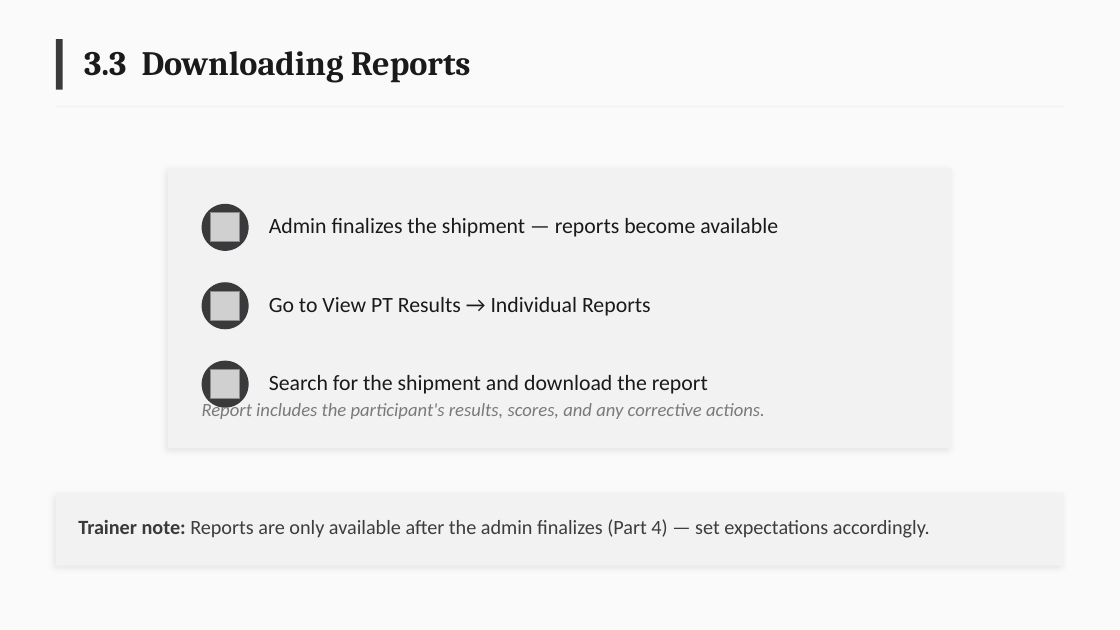
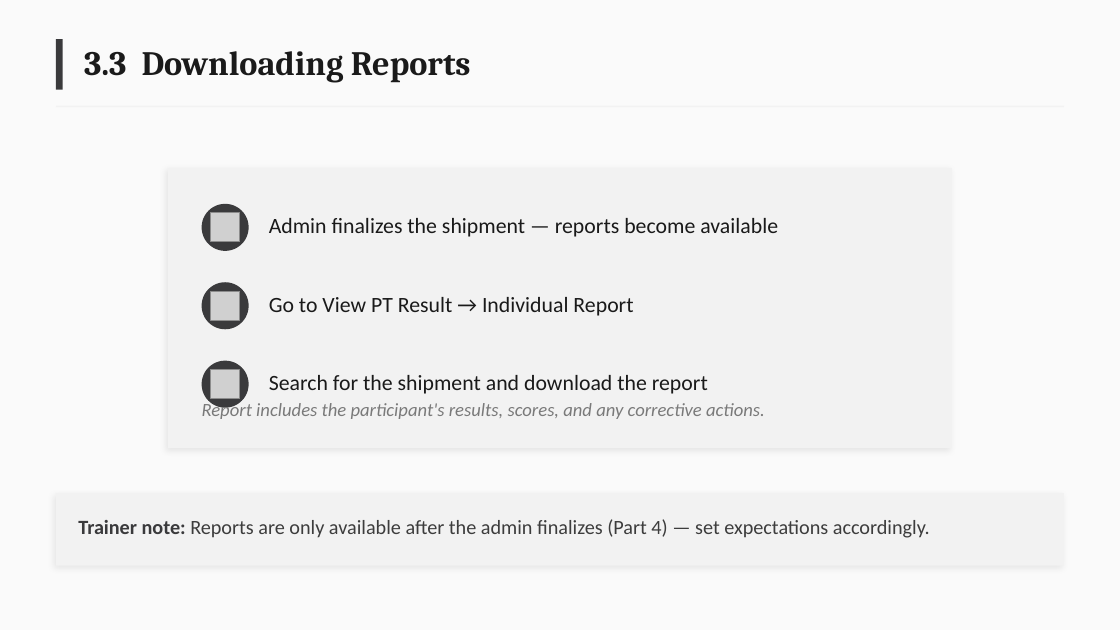
Before and after one commit to deforay/ept, a slide deck: slide 14 of docs/training/ePT-Training-Curriculum.pptx. Drawn at 1120x630 pixels with LibreOffice and Linux fonts; fonts in the diff are those of the drawing; grey boxes stand for pictures. Boxes give left, top, right and bottom in pixels: in the first picture for what was removed or moved away, otherwise in the second. Text is boxed around its words. In the diff, an @@ line names an element or a change of style, - is before the commit and + after.

```diff
--- a/docs/training/ePT-Training-Curriculum.pptx
+++ b/docs/training/ePT-Training-Curriculum.pptx
@@ text at (269, 297, 633, 316): text changed @@
-Go to View PT Results → Individual Reports
+Go to View PT Result → Individual Report
```
Also in this commit, not shown: 6 other slides changed.
